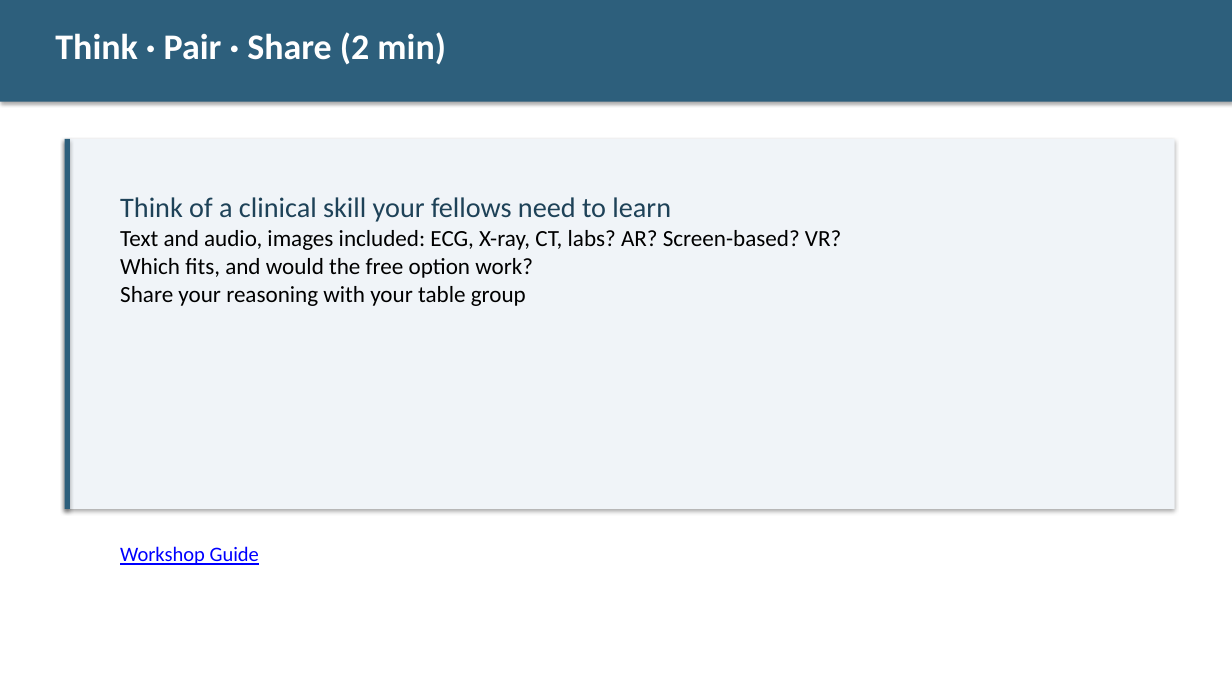
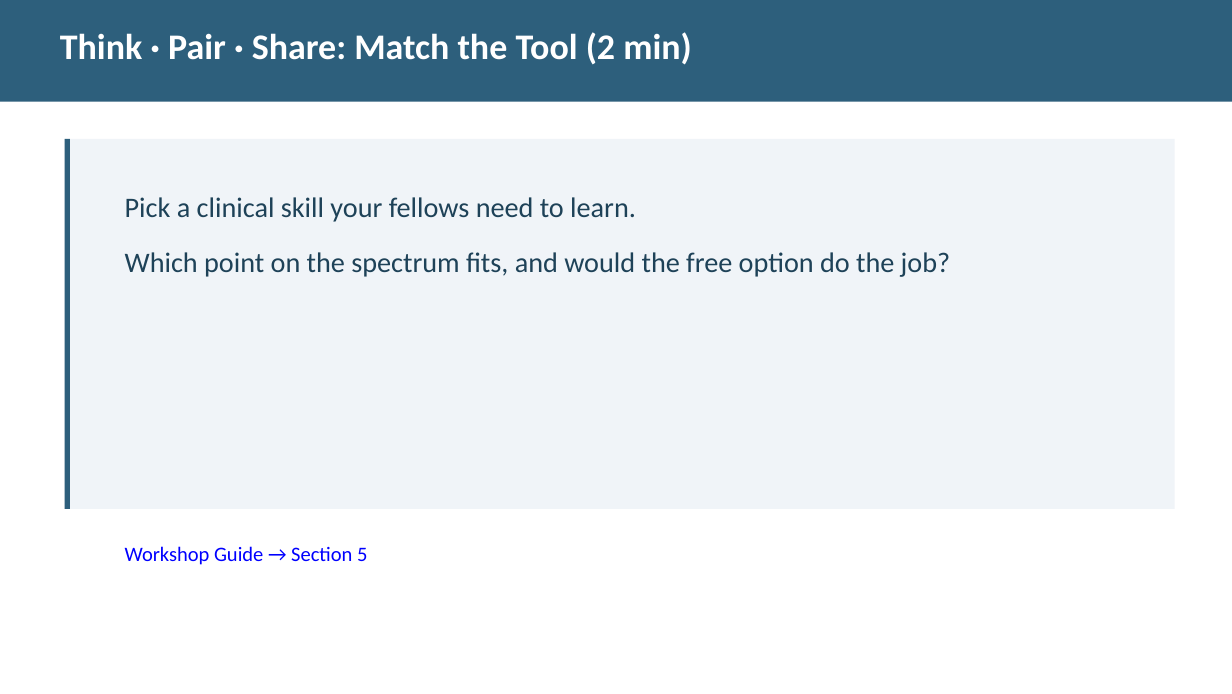
Before and after one commit to diana-brewer/digital-learning-unlocked, a slide deck: slide 15 of Digital Learning Unlocked - Slide Deck.pptx (slide 16 before the commit). Drawn at 1232x694 pixels with LibreOffice and Linux fonts; fonts in the diff are those of the drawing. Boxes give left, top, right and bottom in pixels: in the first picture for what was removed or moved away, otherwise in the second. Text is boxed around its words. In the diff, an @@ line names an element or a change of style, - is before the commit and + after.

```diff
--- a/Digital Learning Unlocked - Slide Deck.pptx
+++ b/Digital Learning Unlocked - Slide Deck.pptx
@@ text at [60, 32, 692, 65]: text changed @@
-Think · Pair · Share (2 min)
+Think · Pair · Share: Match the Tool (2 min)
@@ shadow off in 3 elements at [0, 0, 1232, 102], [65, 139, 1175, 509], [65, 139, 70, 509] @@
@@ text at [125, 197, 950, 277]: text changed; size 18 to 22 pt; text colour #000000 to #1E4258 @@
-Think of a clinical skill your fellows need to learn
-Text and audio, images included: ECG, X-ray, CT, labs? AR? Screen-based? VR?
-Which fits, and would the free option work?
-Share your reasoning with your table group
+Pick a clinical skill your fellows need to learn.
+Which point on the spectrum fits, and would the free option do the job?
@@ text at [125, 546, 367, 565]: text changed @@
-Workshop Guide
+Workshop Guide → Section 5
```
Also in this commit, not shown: 10 other slides changed, 1 slide removed, 2 other files.
